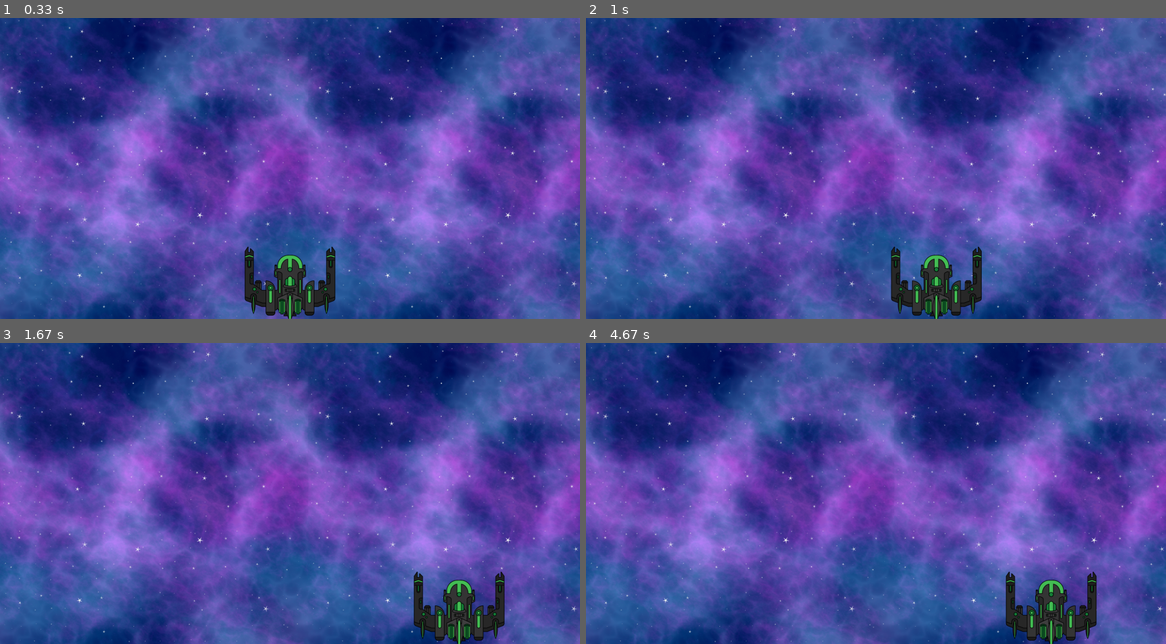
Above: before the commit, frames 1-4 (two rows, left to right).
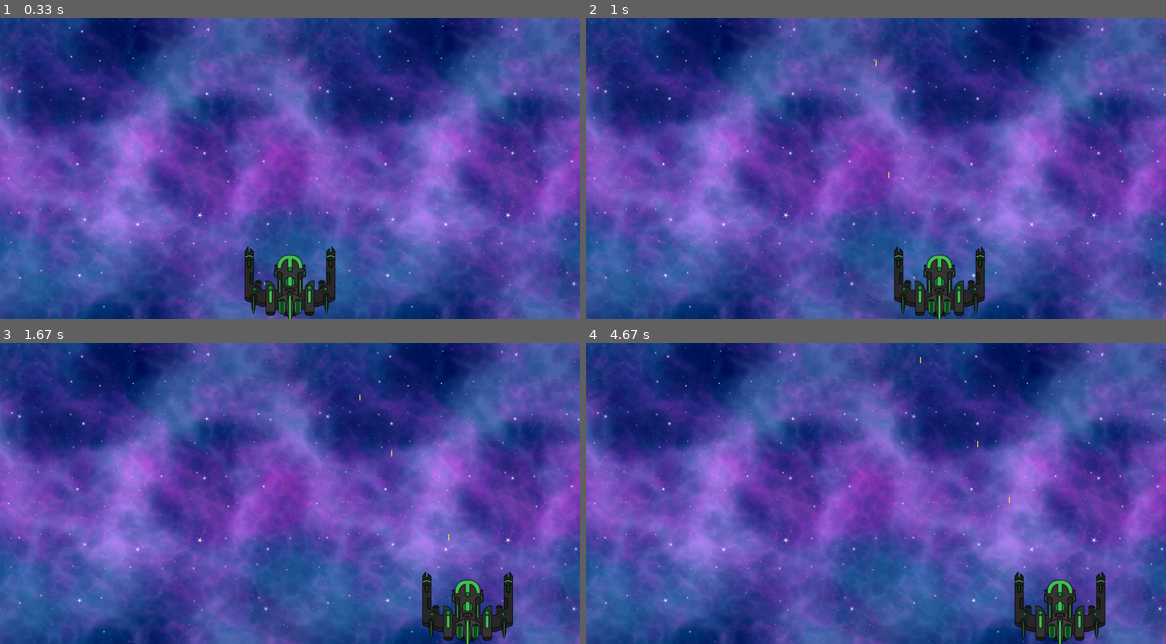
Above: after the commit, the same moments.

Repository: voland2610/PyGameMUIV
Game: pygame game, started from main_space_game.py
Same seed, same stepped clock (60 frames per second), same inputs: the game is played once before the commit and once after it.
Inputs:
- Up to frame 1 (0.33 s): no input
- Up to frame 2 (1 s): tap Space at 0.33, 0.73 s; hold Right from 0.67 s (still down)
- Up to frame 3 (1.67 s): tap Space at 1.03, 1.23, 1.53 s; release Right at 1.13 s; hold Right 1.17-1.63 s
- Up to frame 4 (4.67 s): hold Left 1.67-2.2 s; tap Space at 1.73, 2.03, 2.3, 2.6, 2.73, 3.03, 3.4, 3.7, 3.9, 4.2, 4.4 s; hold Left 2.23-2.63 s; hold Right 2.67-3.3 s; hold Left 3.33-3.8 s; hold Right 3.83-4.3 s; hold Right from 4.33 s (still down)

Frame 1 is identical in both runs. In frame 2, 1.5% of the frame differs, in the area x 49-69%, y 13-100%; in frame 3, 2.3%; in frame 4, 2.3%, in the area x 57-90%, y 4-100%.

Commit message:
добавлена логика стрельбы из пушки корабля и прорисовка самих снарядов

Diff:
--- a/events_control.py
+++ b/events_control.py
@@ -1,8 +1,9 @@
 import pygame
 import sys
+import shooting_gun
 
 
-def events(shipGun):
+def events(display, shipGun, container_bullet):
     """получения и обработка какого либо события"""
     for events in pygame.event.get():
         if events.type == pygame.QUIT:
@@ -10,6 +11,9 @@
         if events.type == pygame.KEYDOWN:
             if events.key == pygame.K_RIGHT or events.key == pygame.K_d:
                 shipGun.moveR = True
+            if events.key == pygame.K_SPACE:
+                bullets = shooting_gun.Shooting(display, shipGun)
+                container_bullet.add(bullets)
         if events.type == pygame.KEYUP:
             if events.key == pygame.K_RIGHT or events.key == pygame.K_d:
                 shipGun.moveR = False
@@ -21,9 +25,11 @@
                 shipGun.moveL = False
 
 
-def display_update(backgroundImg, display, shipGun):
+def display_update(backgroundImg, display, shipGun, container_bullet):
     """обнавление нашего экрана"""
     display.blit(backgroundImg, (0, 0))
     display.blit(backgroundImg, (1020, 0))
+    for bullets in container_bullet.sprites():
+        bullets.sketch_bullet()
     shipGun.product()
     pygame.display.flip()
--- a/main_space_game.py
+++ b/main_space_game.py
@@ -1,5 +1,4 @@
 import pygame
-import sys
 from shipGun import ShipGun
 import events_control
 
@@ -11,12 +10,17 @@
     backgroundImg = pygame.image.load("img/bg/Purple Nebula 8 - 1024x1024.png")
     display = pygame.display.set_mode((1920, 1000))
     shipGun = ShipGun(display)
+    container_bullet = pygame.sprite.Group()
 
     # Основной цикл игры
     while True:
-        events_control.events(shipGun)
+        events_control.events(display, shipGun, container_bullet)
         shipGun.pos_update()
-        events_control.display_update(backgroundImg, display, shipGun)
+        container_bullet.update()
+        events_control.display_update(backgroundImg, display, shipGun, container_bullet)
+
+
+
 
 
 start()
--- a/shipGun.py
+++ b/shipGun.py
@@ -11,6 +11,7 @@
         self.rectangel = self.img.get_rect()
         self.display_rectangel = display.get_rect()
         self.rectangel.centerx = self.display_rectangel.centerx
+        self.number_center = float(self.rectangel.centerx)
         self.rectangel.bottom = self.display_rectangel.bottom
         self.moveR = False
         self.moveL = False
@@ -22,7 +23,9 @@
     def pos_update(self):
         # проверка на нажатие клавиши и выхода за правый край
         if self.moveR == True and self.rectangel.centerx < self.right_side:
-            self.rectangel.centerx += 10
+            self.number_center += 10.5
         # проверка на нажатие клавиши и выхода за левый край
         if self.moveL == True and self.rectangel.centerx > self.left_side:
-            self.rectangel.centerx -= 10
+            self.number_center -= 10.5
+
+        self.rectangel.centerx = self.number_center
--- /dev/null
+++ b/shooting_gun.py
@@ -0,0 +1,24 @@
+import pygame
+
+
+class Shooting(pygame.sprite.Sprite):
+    def __init__(self, display, shipGun):
+        """логика стрелбы нашего корабля из пушки"""
+        super(Shooting, self).__init__()
+        self.display = display
+        self.rectangel = pygame.Rect(0, 0, 3, 20)
+        self.color_bullet = 255, 235,  59
+        #скорость полета пули
+        self.bullet_speed = 15.5
+        self.rectangel.centerx = shipGun.rectangel.centerx
+        self.rectangel.top = shipGun.rectangel.top
+        self.y = float(self.rectangel.y)
+
+    def update(self):
+        """движение пули вверх"""
+        self.y -= self.bullet_speed
+        self.rectangel.y = self.y
+
+    def sketch_bullet(self):
+        """отрисовка нашего снаряда на экране"""
+        pygame.draw.rect(self.display, self.color_bullet, self.rectangel)
